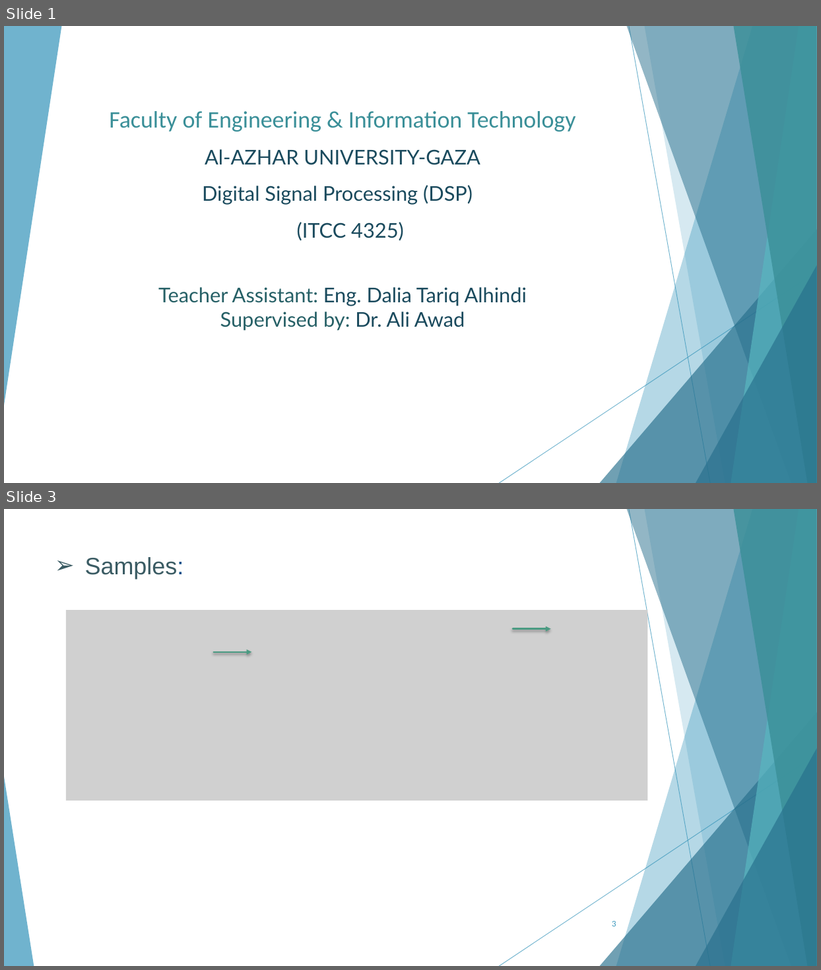
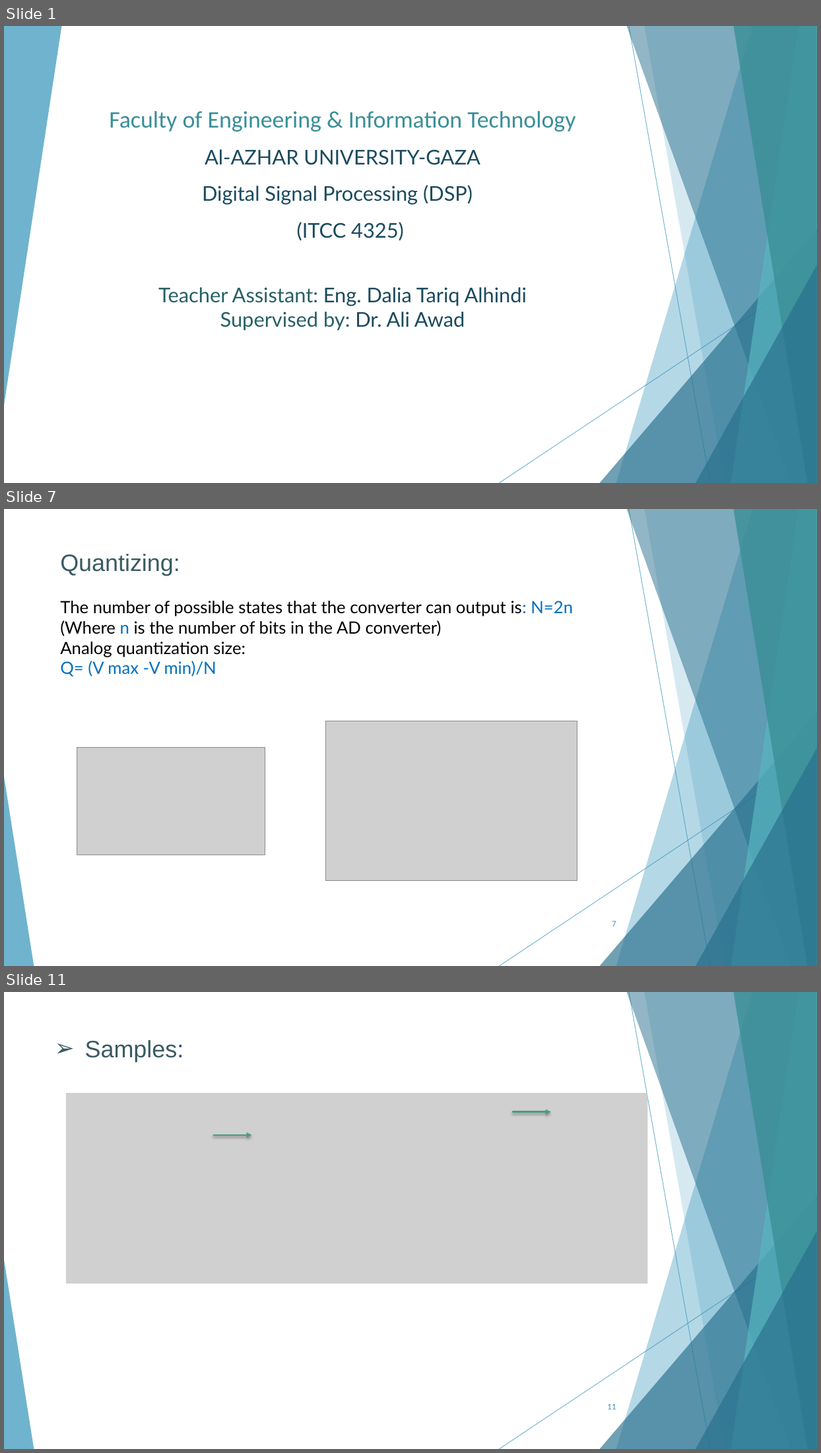
Before and after one commit to AhMjOU/DSP2, a slide deck: lec2.pptx. Shown one above the other, each under a label of ours: slides 1 and 3 before the commit, slides 1, 7 and 11 after it; the slides between them are not shown. The pictures are 821x970 and 821x1453 pixels, drawn with LibreOffice and Linux fonts; fonts in the diff are those of the drawing; grey boxes stand for pictures. Boxes give left, top, right and bottom in pixels: in the first picture for what was removed or moved away, otherwise in the second. Text is boxed around its words. In the diff, an @@ line names an element or a change of style, - is before the commit and + after.

```diff
--- a/lec2.pptx
+++ b/lec2.pptx
@@ slide 7 added at bbox=[4, 509, 817, 966], background #FFFFFF; not listed: 10 template elements that a slide beside it also shows @@
@@ text added at bbox=[60, 554, 180, 576], 28 pt, text #3A5B63 @@
+Quantizing:
@@ text added at bbox=[60, 601, 573, 677], 20 pt, text #000000 @@
+The number of possible states that the converter can output is: N=2n
+(Where n is the number of bits in the AD converter)
+Analog quantization size:
+Q= (V max -V min)/N
@@ picture added at bbox=[326, 722, 578, 881] @@
@@ picture added at bbox=[77, 747, 265, 855] @@
@@ page number added at bbox=[612, 921, 616, 927], 9 pt, text #3494BA @@
+7
@@ what was slide 3 is now slide 11 @@
@@ page number at bbox=[607, 1404, 616, 1410]: text changed @@
-3
+11
```
Also in this commit, not shown: 4 slides changed, 7 other slides added, 12 slides removed, 8 other files.
